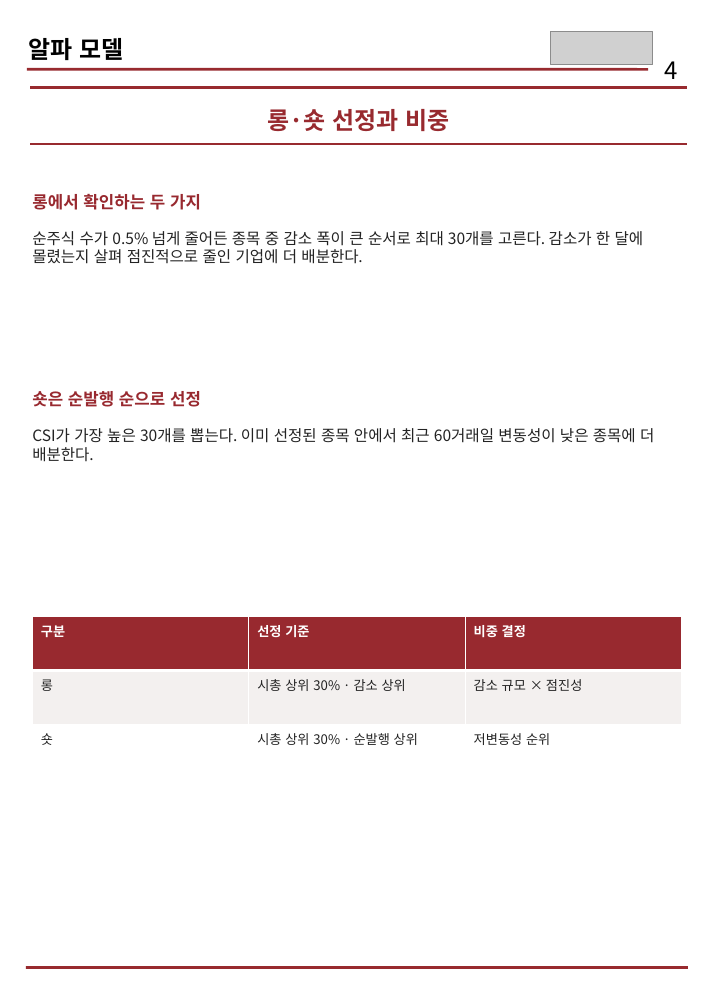
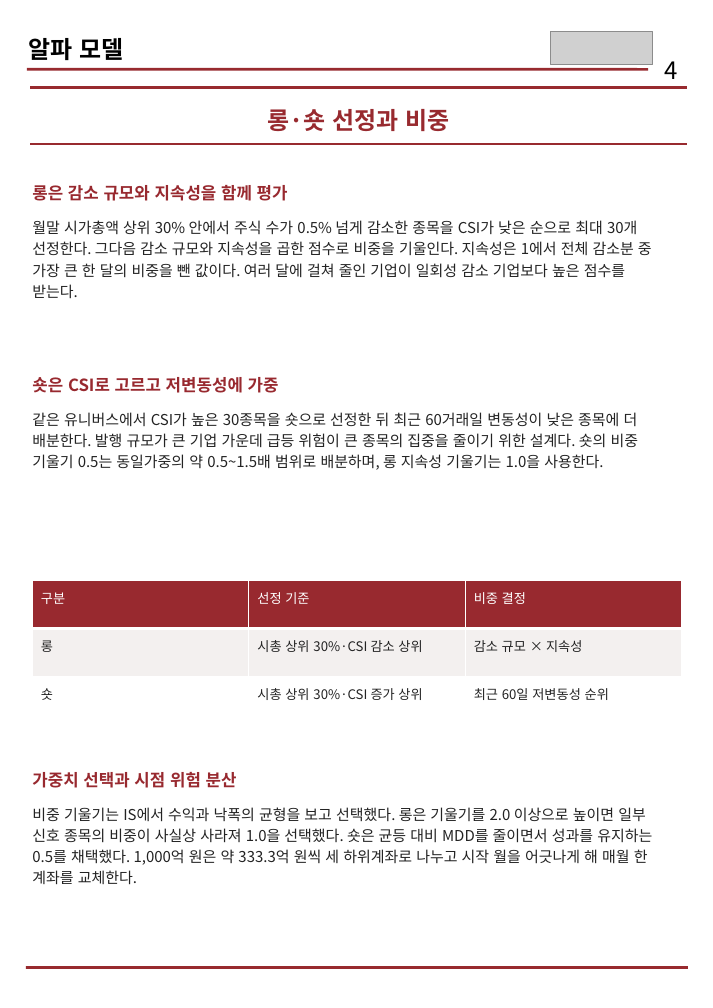
Before and after one commit to hyeonmocho/quantifi-share-issuance, a slide deck: slide 4 of 발표/QUANTIFI_발행주식수_전략보고서.pptx. Drawn at 713x1008 pixels with LibreOffice and Linux fonts; fonts in the diff are those of the drawing; grey boxes stand for pictures. Boxes give left, top, right and bottom in pixels: in the first picture for what was removed or moved away, otherwise in the second. Text is boxed around its words. In the diff, an @@ line names an element or a change of style, - is before the commit and + after.

Commit message:
최신 제안서 PDF로 교체하고 전략보고서의 설계·검증 설명 보강

```diff
--- a/발표/QUANTIFI_발행주식수_전략보고서.pptx
+++ b/발표/QUANTIFI_발행주식수_전략보고서.pptx
@@ text removed at <box>32,194,201,210</box> @@
-롱에서 확인하는 두 가지
@@ text added at <box>32,185,288,201</box>, 14 pt, text #98292F, bold @@
+롱은 감소 규모와 지속성을 함께 평가
@@ text at <box>32,220,652,298</box>: text changed; size 13 to 12.5 pt @@
-순주식 수가 0.5% 넘게 줄어든 종목 중 감소 폭이 큰 순서로 최대 30개를 고른다. 감소가 한 달에 몰렸는지 살펴 점진적으로 줄인 기업에 더 배분한다.
+월말 시가총액 상위 30% 안에서 주식 수가 0.5% 넘게 감소한 종목을 CSI가 낮은 순으로 최대 30개 선정한다. 그다음 감소 규모와 지속성을 곱한 점수로 비중을 기울인다. 지속성은 1에서 전체 감소분 중 가장 큰 한 달의 비중을 뺀 값이다. 여러 달에 걸쳐 줄인 기업이 일회성 감소 기업보다 높은 점수를 받는다.
@@ text added at <box>32,377,279,393</box>, 14 pt, text #98292F, bold @@
+숏은 CSI로 고르고 저변동성에 가중
@@ text at <box>32,412,639,470</box>: text changed; size 13 to 12.5 pt @@
-CSI가 가장 높은 30개를 뽑는다. 이미 선정된 종목 안에서 최근 60거래일 변동성이 낮은 종목에 더 배분한다.
+같은 유니버스에서 CSI가 높은 30종목을 숏으로 선정한 뒤 최근 60거래일 변동성이 낮은 종목에 더 배분한다. 발행 규모가 큰 기업 가운데 급등 위험이 큰 종목의 집중을 줄이기 위한 설계다. 숏의 비중 기울기 0.5는 동일가중의 약 0.5~1.5배 범위로 배분하며, 롱 지속성 기울기는 1.0을 사용한다.
@@ text removed at <box>32,391,201,407</box> @@
-숏은 순발행 순으로 선정
@@ table at <box>33,581,682,725</box> @@
-row 2, column 2: 시총 상위 30% · 감소 상위
+row 2, column 2: 시총 상위 30%·CSI 감소 상위
-row 2, column 3: 감소 규모 × 점진성
+row 2, column 3: 감소 규모 × 지속성
-row 3, column 2: 시총 상위 30% · 순발행 상위
+row 3, column 2: 시총 상위 30%·CSI 증가 상위
-row 3, column 3: 저변동성 순위
+row 3, column 3: 최근 60일 저변동성 순위
@@ bold off in "구분", "선정 기준", "비중 결정" @@
@@ line spacing 1 to 1.18 @@
@@ table: place and size @@
-table at <box>32,616,681,779</box>
+table at <box>33,581,682,725</box>
@@ text added at <box>32,772,237,788</box>, 14 pt, text #98292F, bold @@
+가중치 선택과 시점 위험 분산
@@ text added at <box>32,807,652,885</box>, 12.5 pt, text #232323 @@
+비중 기울기는 IS에서 수익과 낙폭의 균형을 보고 선택했다. 롱은 기울기를 2.0 이상으로 높이면 일부 신호 종목의 비중이 사실상 사라져 1.0을 선택했다. 숏은 균등 대비 MDD를 줄이면서 성과를 유지하는 0.5를 채택했다. 1,000억 원은 약 333.3억 원씩 세 하위계좌로 나누고 시작 월을 어긋나게 해 매월 한 계좌를 교체한다.
```
Also in this commit, not shown: 4 other slides changed, 4 other files.
